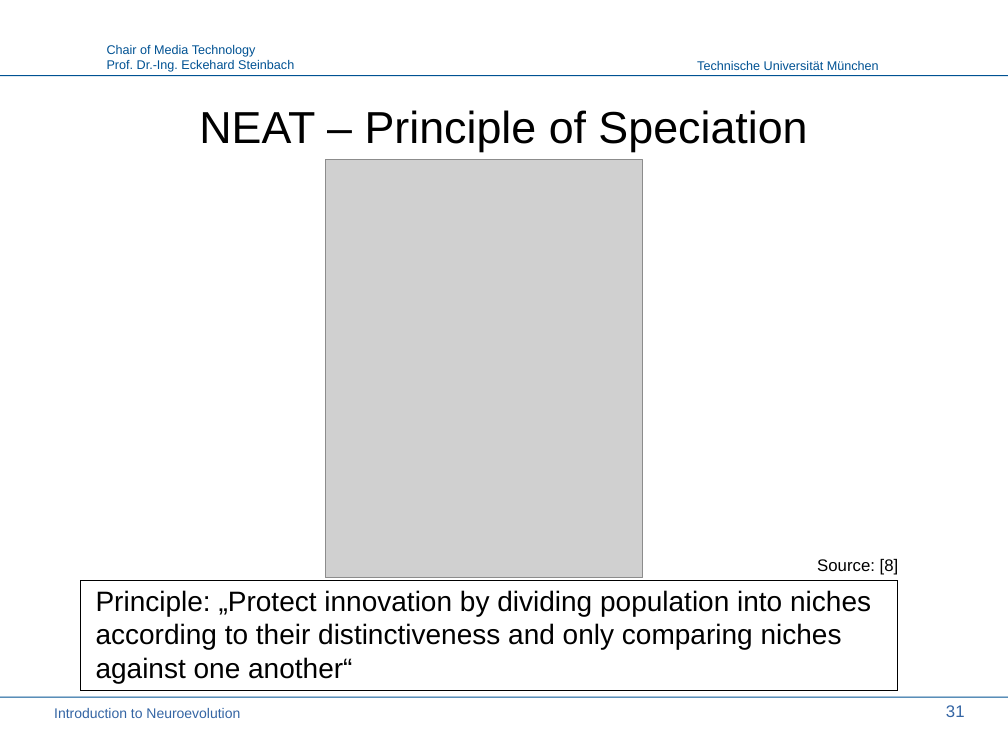
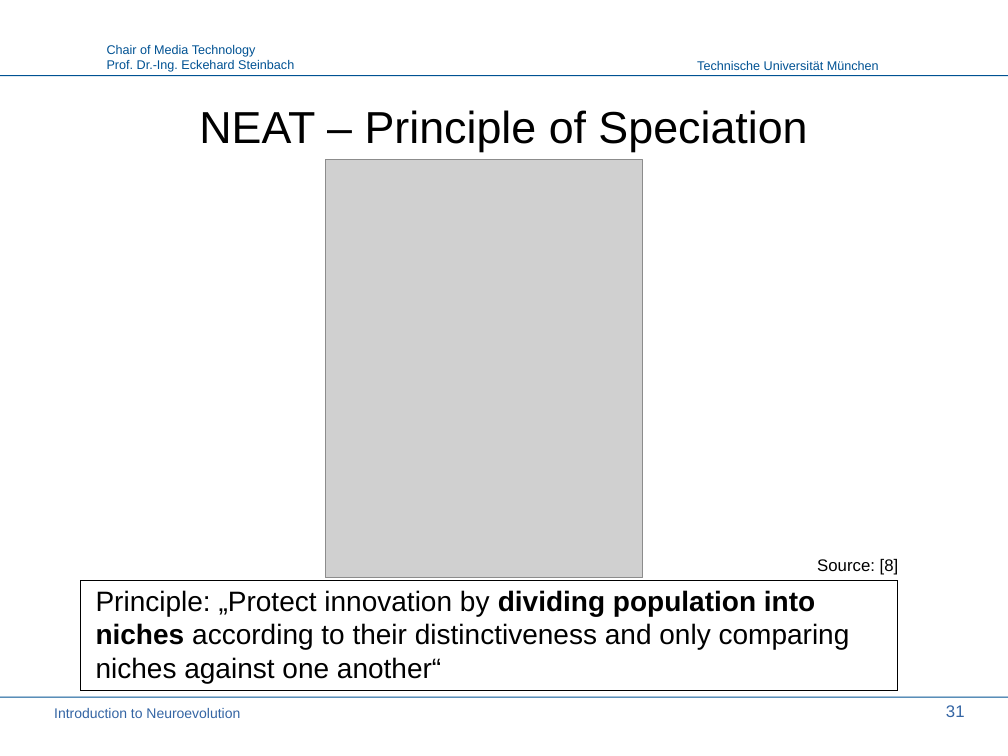
Before and after one commit to PaulPauls/Neuroevolution_of_Augmenting_Topologies_Paper, a slide deck: slide 31 of presentation/neuroevolution_presentation.odp. Drawn at 1008x756 pixels with LibreOffice and Linux fonts; fonts in the diff are those of the drawing; grey boxes stand for pictures; background and template pictures are left out. Boxes give left, top, right and bottom in pixels: in the first picture for what was removed or moved away, otherwise in the second. Text is boxed around its words. In the diff, an @@ line names an element or a change of style, - is before the commit and + after.

Commit message:
Finish chapter 'NEAT'

```diff
--- a/presentation/neuroevolution_presentation.odp
+++ b/presentation/neuroevolution_presentation.odp
@@ text "Principle: „Protect innovation by dividing ..." at box(96, 590, 850, 683): bold on in "dividing population into niches" @@
```
Also in this commit, not shown: 2 other slides changed, 2 slides added, 1 slide removed, 1 other file.
